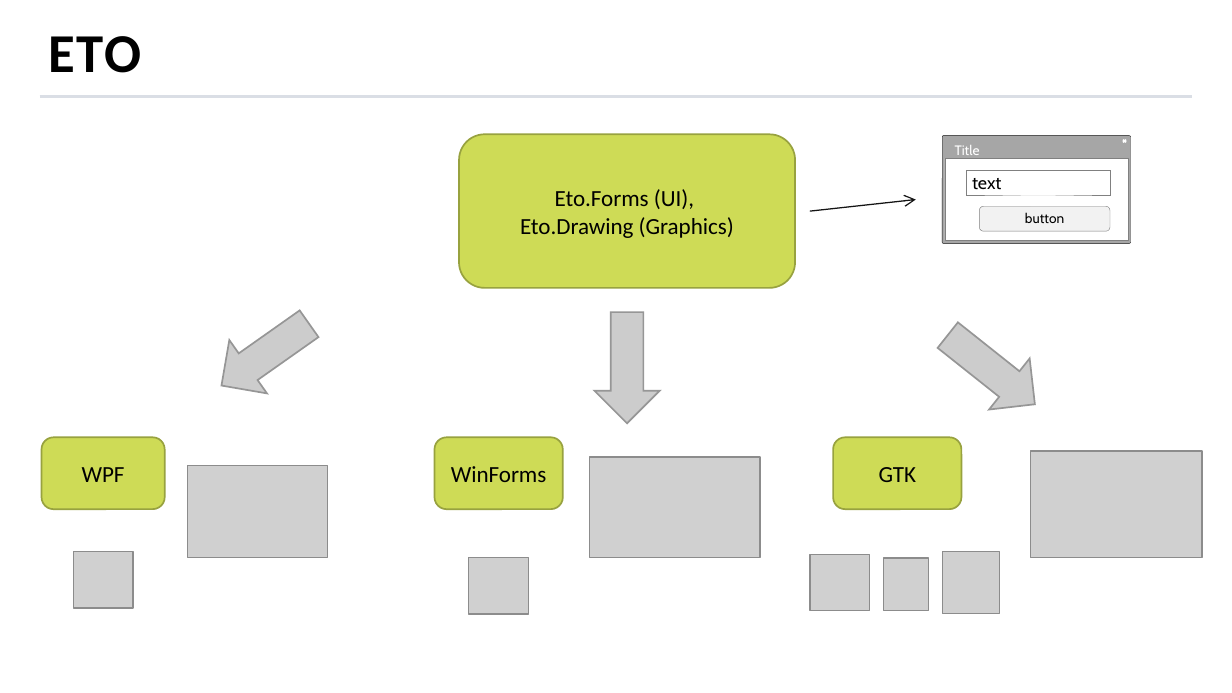
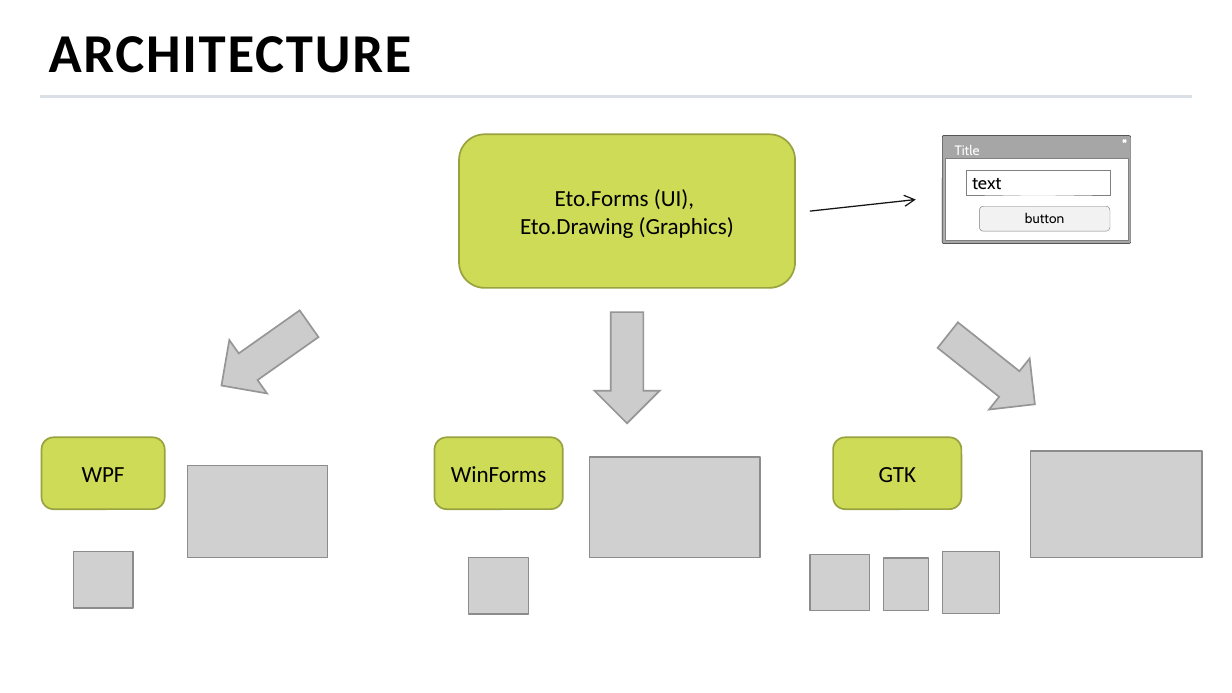
Before and after one commit to MihailRomanov/TechTalks_GUI_in_Net, a slide deck: slide 24 of presentation.pptx (slide 23 before the commit). Drawn at 1232x693 pixels with LibreOffice and Linux fonts; fonts in the diff are those of the drawing; grey boxes stand for pictures; background and template pictures are left out. Boxes give left, top, right and bottom in pixels: in the first picture for what was removed or moved away, otherwise in the second. Text is boxed around its words. In the diff, an @@ line names an element or a change of style, - is before the commit and + after.

Commit message:
Update presentation

```diff
--- a/presentation.pptx
+++ b/presentation.pptx
@@ title at [49, 36, 412, 73]: text changed @@
-ETO
+ARCHITECTURE
```
Also in this commit, not shown: 1 other slide changed, 5 slides added, 1 slide removed.
